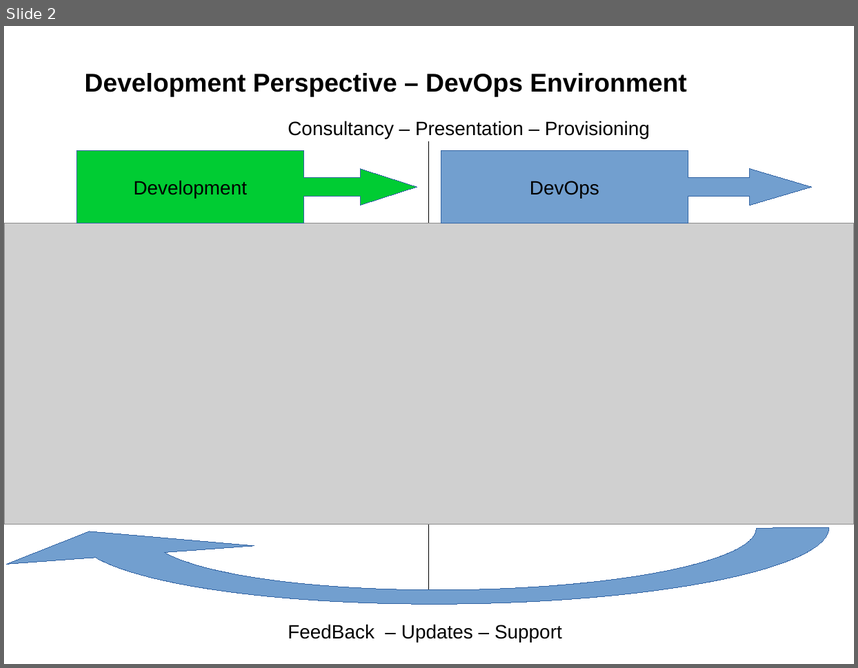
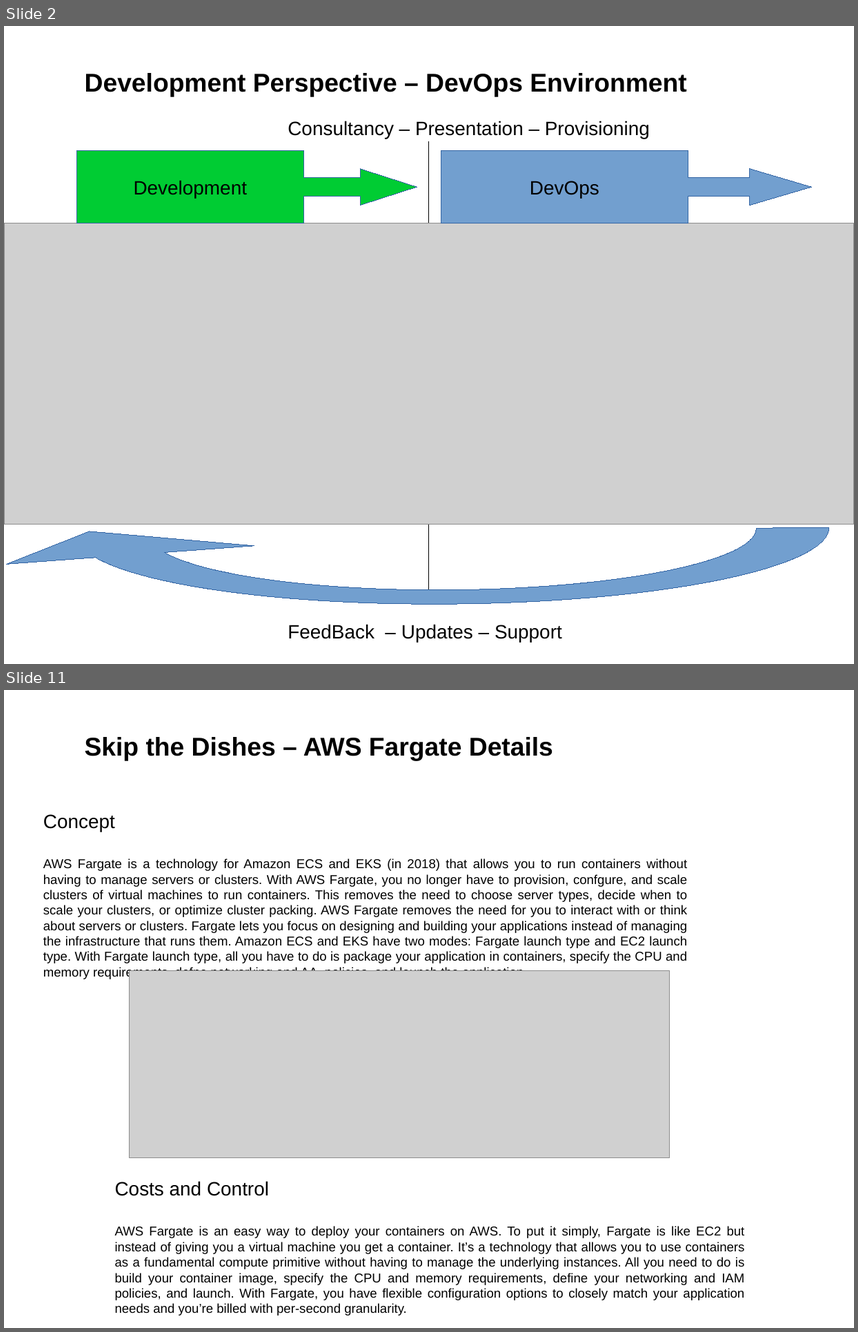
Before and after one commit to onophris/skip-the-dishes-sp-hackathon-vanhack, a slide deck: technical-challenge-response-HumbertoRovidaDeOliveira-skip-vanhack.odp. Shown one above the other, each under a label of ours: slide 2 before the commit, slides 2 and 11 after it; the slides between them are not shown. The pictures are 858x668 and 858x1332 pixels, drawn with LibreOffice and Linux fonts; fonts in the diff are those of the drawing; grey boxes stand for pictures. Boxes give left, top, right and bottom in pixels: in the first picture for what was removed or moved away, otherwise in the second. Text is boxed around its words. In the diff, an @@ line names an element or a change of style, - is before the commit and + after.

```diff
--- a/technical-challenge-response-HumbertoRovidaDeOliveira-skip-vanhack.odp
+++ b/technical-challenge-response-HumbertoRovidaDeOliveira-skip-vanhack.odp
@@ slide 11 added at [4,690,854,1328], background #FFFFFF @@
@@ text added at [85,737,553,761], 24 pt, text #000000, bold @@
+Skip the Dishes – AWS Fargate Details
@@ text added at [43,814,688,979], 12 pt, text #000000 @@
+Concept
+AWS Fargate is a technology for Amazon ECS and EKS (in 2018) that allows you to run containers without having to manage servers or clusters. With AWS Fargate, you no longer have to provision, confgure, and scale clusters of virtual machines to run containers. This removes the need to choose server types, decide when to scale your clusters, or optimize cluster packing. AWS Fargate removes the need for you to interact with or think about servers or clusters. Fargate lets you focus on designing and building your applications instead of managing the infrastructure that runs them. Amazon ECS and EKS have two modes: Fargate launch type and EC2 launch type. With Fargate launch type, all you have to do is package your application in containers, specify the CPU and memory requirements, defne networking and AA, policies, and launch the application.
@@ picture added at [129,971,670,1159] @@
@@ text added at [115,1181,745,1315], 12 pt, text #000000 @@
+Costs and Control
+AWS Fargate is an easy way to deploy your containers on AWS. To put it simply, Fargate is like EC2 but instead of giving you a virtual machine you get a container. It’s a technology that allows you to use containers as a fundamental compute primitive without having to manage the underlying instances. All you need to do is build your container image, specify the CPU and memory requirements, define your networking and IAM policies, and launch. With Fargate, you have flexible configuration options to closely match your application needs and you’re billed with per-second granularity.
```
Also in this commit, not shown: 3 slides changed, 8 other slides added.
